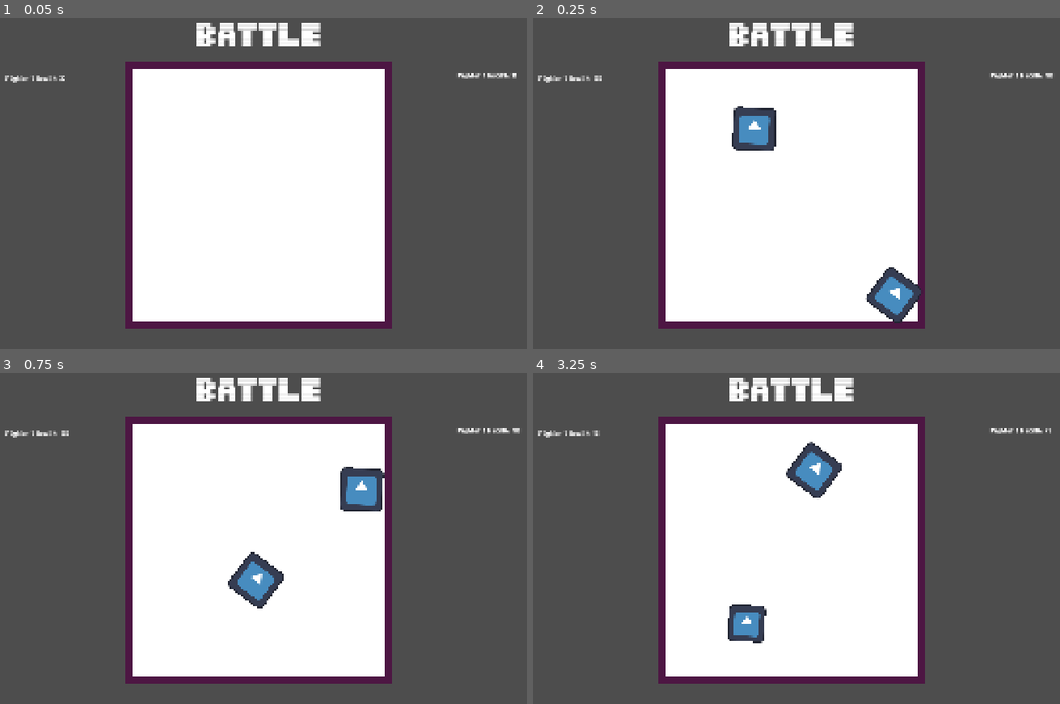
Above: before the commit, frames 1-4 (two rows, left to right).
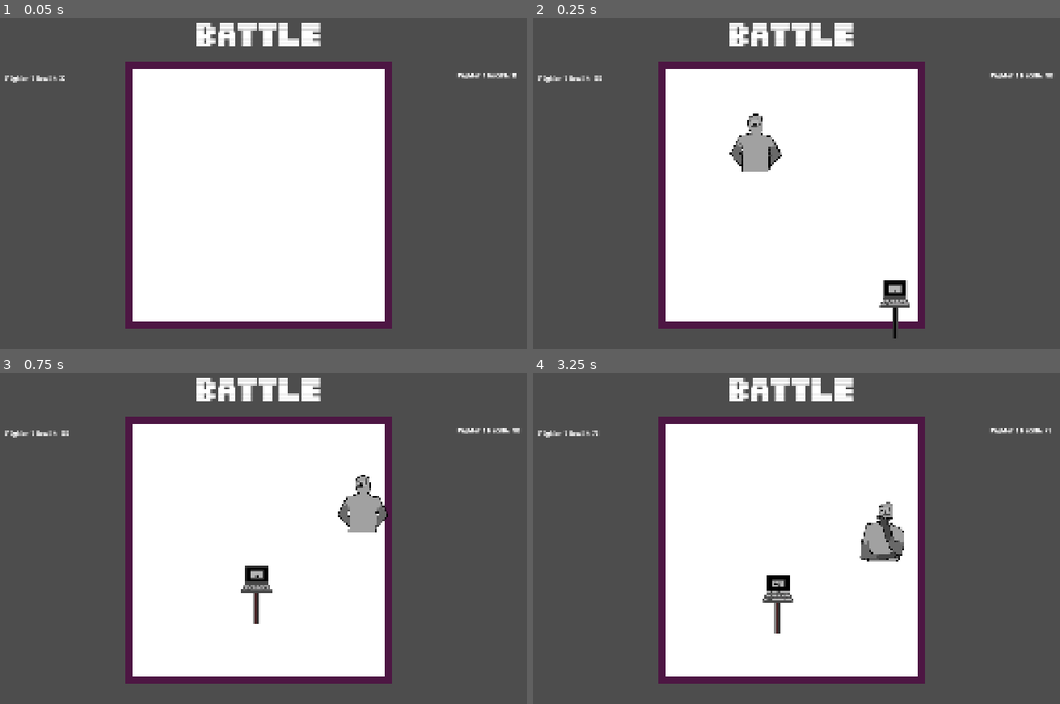
Above: after the commit, the same moments.

Repository: JBRana250/BitBoxBattles
Game: Godot game, scene res://battle/battle.tscn
Same seed, same stepped clock (60 frames per second), same inputs: the game is played once before the commit and once after it. The engine's default icon, where the game draws it, is replaced by a stand-in: a white triangle on a blue panel in a dark square.
Inputs (mouse positions are in pixels of both pictures, inside the frame that each line leads up to):
- Up to frame 1 (0.05 s): no input
- Up to frame 2 (0.25 s): no input
- Up to frame 3 (0.75 s): tap Enter at 0.5, 0.6 s; move the mouse to (400, 531) at 0.52 s; hold Right from 0.53 s (still down); click (400, 531) at 0.67 s
- Up to frame 4 (3.25 s): tap Space at 0.77 s; release Right at 1.25 s; drag from (664, 568) to (759, 624) at 1.27 s; move the mouse to (854, 468) at 2.02 s; hold Right 2.03-2.75 s; tap Delete at 2.1 s; drag from (759, 624) to (596, 495) at 2.77 s

Frame 1 is identical in both runs. In frame 2, 2.6% of the frame differs, in the area x 37-74%, y 26-97%; in frame 3, 2.6%; in frame 4, 3.3%, in the area x 11-71%, y 17-82%.

Commit message:
feat: add fighter images

Diff:
--- a/battle/battle.tscn
+++ b/battle/battle.tscn
@@ -7,8 +7,12 @@
 [ext_resource type="Script" uid="uid://d0juuwk2fard8" path="res://battle/retry_button.gd" id="6_l1kiu"]
 [ext_resource type="Script" uid="uid://brhj2j6a17vlr" path="res://battle/battle_start_manager.gd" id="7_7fucf"]
 [ext_resource type="PackedScene" uid="uid://crb4208838c1l" path="res://battle/fighter_marker.tscn" id="7_iorop"]
+[ext_resource type="Texture2D" uid="uid://deojq6or0epof" path="res://textures/future_robot_idle.png" id="8_hvjow"]
 [ext_resource type="PackedScene" uid="uid://fwomuuw06drq" path="res://battle/fighter.tscn" id="8_iorop"]
+[ext_resource type="Texture2D" uid="uid://bnkcbjk3hunw8" path="res://textures/future_robot_thinking.png" id="9_qybyd"]
 [ext_resource type="Script" uid="uid://bxp2m8nkthwia" path="res://battle/fighters.gd" id="9_rxlun"]
+[ext_resource type="Texture2D" uid="uid://b71jpmvkmwfv8" path="res://textures/past_robot_idle.png" id="10_eu6g2"]
+[ext_resource type="Texture2D" uid="uid://cfcxo13hw6tav" path="res://textures/past_robot_thinking.png" id="11_t8p1f"]
 
 [sub_resource type="RectangleShape2D" id="RectangleShape2D_ra0kn"]
 size = Vector2(20, 750)
@@ -90,21 +94,27 @@
 
 [node name="FighterMarker" parent="." unique_id=160553202 node_paths=PackedStringArray("spawn_parent", "fighter_health_label") instance=ExtResource("7_iorop")]
 position = Vector2(752, 340)
-fighter_id = "Fighter 1"
-contact_damage = 10
-contact_cooldown = 4.0
 fighter_scene = ExtResource("8_iorop")
 spawn_parent = NodePath("../Fighters")
 fighter_health_label = NodePath("../FighterHealth")
+fighter_id = "Fighter 1"
+contact_damage = 10
+contact_cooldown = 5.0
+starting_health = 100
+active_image = ExtResource("8_hvjow")
+inactive_image = ExtResource("9_qybyd")
 
 [node name="FighterMarker2" parent="." unique_id=1444415074 node_paths=PackedStringArray("spawn_parent", "fighter_health_label") instance=ExtResource("7_iorop")]
 position = Vector2(1187, 778)
+fighter_scene = ExtResource("8_iorop")
+spawn_parent = NodePath("../Fighters")
+fighter_health_label = NodePath("../FighterHealth2")
 fighter_id = "Fighter 2"
 contact_damage = 25
 contact_cooldown = 0.5
-fighter_scene = ExtResource("8_iorop")
-spawn_parent = NodePath("../Fighters")
-fighter_health_label = NodePath("../FighterHealth2")
+starting_health = 100
+active_image = ExtResource("10_eu6g2")
+inactive_image = ExtResource("11_t8p1f")
 
 [node name="BattleStartManager" type="Node" parent="." unique_id=1073837026]
 script = ExtResource("7_7fucf")
--- a/battle/fighter.gd
+++ b/battle/fighter.gd
@@ -1,17 +1,34 @@
 class_name Fighter extends RigidBody2D
 
+@export_group("References")
 @export var sprite: Sprite2D
 @export var onhit_timer: Timer
+@export var fighter_state_machine: FighterStateMachine
+@export var fighter_sprite_manager: FighterSpriteManager
+
+@export_group("Properties")
 @export var onhit_modulate: Color
 @onready var default_modulate: Color = Color(1,1,1,1)
-@onready var current_health: int = 100
+@export var current_health: int
 @export var contact_damage: int
 @export var contact_cooldown: float
 @export var fighter_id: String
-@export var fighter_state_machine: FighterStateMachine
 
 func _ready() -> void:
 	apply_force(global_transform.x * 500)
+
+@warning_ignore("shadowed_variable", "shadowed_variable_base_class")
+func init_fighter(fighter_id: String, current_health: int, contact_damage: int, contact_cooldown: float, position: Vector2, rotation: float, active_image: Texture, inactive_image: Texture) -> void:
+	self.fighter_id = fighter_id
+	self.position = position
+	self.rotation = rotation
+	self.current_health = 100
+	self.contact_damage = contact_damage
+	self.contact_cooldown = contact_cooldown
+
+	fighter_sprite_manager.init_sprites(active_image, inactive_image)
+	fighter_state_machine.init_states()
+
 
 func _on_body_entered(body: Node) -> void:
 	if !body.is_in_group("fighter"):
--- a/battle/fighter.tscn
+++ b/battle/fighter.tscn
@@ -3,6 +3,7 @@
 [ext_resource type="Script" uid="uid://rjp67l3g8phv" path="res://battle/fighter.gd" id="1_xnk44"]
 [ext_resource type="Texture2D" uid="uid://q5tifbrx8262" path="res://icon.svg" id="2_ladtm"]
 [ext_resource type="Script" uid="uid://da7gvjomliao7" path="res://battle/fighter_state_machine.gd" id="3_ladtm"]
+[ext_resource type="Script" uid="uid://dd5gqcqo4uw5l" path="res://battle/fighter_sprite_manager.gd" id="4_ipxd0"]
 
 [sub_resource type="PhysicsMaterial" id="PhysicsMaterial_6hnvb"]
 friction = 0.0
@@ -11,8 +12,7 @@
 [sub_resource type="CircleShape2D" id="CircleShape2D_6hnvb"]
 radius = 61.846584
 
-[node name="fighter" type="RigidBody2D" unique_id=678717569 node_paths=PackedStringArray("sprite", "onhit_timer", "fighter_state_machine") groups=["fighter"]]
-rotation = -0.23561946
+[node name="fighter" type="RigidBody2D" unique_id=678717569 node_paths=PackedStringArray("sprite", "onhit_timer", "fighter_state_machine", "fighter_sprite_manager") groups=["fighter"]]
 mass = 0.01
 physics_material_override = SubResource("PhysicsMaterial_6hnvb")
 gravity_scale = 0.0
@@ -23,10 +23,16 @@
 script = ExtResource("1_xnk44")
 sprite = NodePath("Sprite2D")
 onhit_timer = NodePath("onhitFlash")
+fighter_state_machine = NodePath("FighterStateMachine")
+fighter_sprite_manager = NodePath("FighterSpriteManager")
 onhit_modulate = Color(0.5659736, 0, 0.1455484, 1)
-fighter_state_machine = NodePath("FighterStateMachine")
+
+[node name="RemoteTransform2D" type="RemoteTransform2D" parent="." unique_id=322167764]
+remote_path = NodePath("../Sprite2D")
+update_rotation = false
 
 [node name="Sprite2D" type="Sprite2D" parent="." unique_id=1995630749]
+top_level = true
 texture = ExtResource("2_ladtm")
 
 [node name="CollisionShape2D" type="CollisionShape2D" parent="." unique_id=732105405]
@@ -36,10 +42,11 @@
 wait_time = 0.05
 one_shot = true
 
-[node name="FighterStateMachine" type="Node" parent="." unique_id=1829989557 node_paths=PackedStringArray("fighter", "inactive_timer", "sprite", "colshape")]
+[node name="FighterStateMachine" type="Node" parent="." unique_id=1829989557 node_paths=PackedStringArray("fighter", "inactive_timer", "fighter_sprite_manager", "sprite", "colshape")]
 script = ExtResource("3_ladtm")
 fighter = NodePath("..")
 inactive_timer = NodePath("InactiveTimer")
+fighter_sprite_manager = NodePath("../FighterSpriteManager")
 current_state = 1
 sprite = NodePath("../Sprite2D")
 colshape = NodePath("../CollisionShape2D")
@@ -47,6 +54,10 @@
 [node name="InactiveTimer" type="Timer" parent="FighterStateMachine" unique_id=563924531]
 one_shot = true
 
+[node name="FighterSpriteManager" type="Node" parent="." unique_id=1011372442 node_paths=PackedStringArray("fighter_sprite")]
+script = ExtResource("4_ipxd0")
+fighter_sprite = NodePath("../Sprite2D")
+
 [connection signal="body_entered" from="." to="." method="_on_body_entered"]
 [connection signal="timeout" from="onhitFlash" to="." method="_on_onhit_flash_timeout"]
 [connection signal="timeout" from="FighterStateMachine/InactiveTimer" to="FighterStateMachine" method="_on_inactive_timer_timeout"]
--- a/battle/fighter_marker.gd
+++ b/battle/fighter_marker.gd
@@ -1,25 +1,24 @@
 extends Marker2D
 
+@export_group("References")
+@export var fighter_scene: PackedScene
+@export var spawn_parent: Node2D
+@export var fighter_health_label: Label
+
+@export_group("Properties")
 @export var fighter_id: String
 @export var contact_damage: int
 @export var contact_cooldown: float
-@export var fighter_scene: PackedScene
-@export var spawn_parent: Node2D
-@export var fighter_health_label: Label
+@export var starting_health: int
+@export var active_image: Texture
+@export var inactive_image: Texture
 
 func _ready() -> void:
 	BattleEventBus.spawn_fighters.connect(_spawn_fighter)
 
 func _spawn_fighter() -> void:
 	var fighter_instance: Fighter = fighter_scene.instantiate()
-
-	fighter_instance.fighter_id = fighter_id
-	fighter_instance.position = position
-	fighter_instance.rotation = randf_range(0.0, TAU)
-
-	fighter_instance.current_health = 100
-	fighter_instance.contact_damage = contact_damage
-	fighter_instance.contact_cooldown = contact_cooldown
+	fighter_instance.init_fighter(fighter_id, starting_health, contact_damage, contact_cooldown, position, randf_range(0.0, TAU), active_image, inactive_image)
 
 	spawn_parent.add_child(fighter_instance)
 
--- /dev/null
+++ b/battle/fighter_sprite_manager.gd
@@ -0,0 +1,17 @@
+class_name FighterSpriteManager extends Node
+
+@export var fighter_sprite: Sprite2D
+@export var active_texture: Texture
+@export var inactive_texture: Texture
+
+@warning_ignore("shadowed_variable")
+func init_sprites(active_texture: Texture, inactive_texture: Texture):
+	self.active_texture = active_texture
+	self.inactive_texture = inactive_texture
+	set_sprite_active()
+
+func set_sprite_active() -> void:
+	fighter_sprite.texture = active_texture
+
+func set_sprite_inactive() -> void:
+	fighter_sprite.texture = inactive_texture
--- a/battle/fighter_state_machine.gd
+++ b/battle/fighter_state_machine.gd
@@ -2,6 +2,7 @@
 
 @export var fighter: Fighter
 @export var inactive_timer: Timer
+@export var fighter_sprite_manager: FighterSpriteManager
 
 enum State {
 	ACTIVE,
@@ -14,7 +15,7 @@
 @export var sprite: Sprite2D
 @export var colshape: CollisionShape2D
 
-func _ready() -> void:
+func init_states() -> void:
 	set_fighter_active()
 
 func get_state() -> State:
@@ -28,11 +29,11 @@
 
 func set_fighter_active() -> void:
 	current_state = State.ACTIVE
-	set_fighter_scale(1)
+	fighter_sprite_manager.set_sprite_active()
 
 func set_fighter_inactive() -> void:
 	current_state = State.INACTIVE
-	set_fighter_scale(0.85)
+	fighter_sprite_manager.set_sprite_inactive()
 
 func set_fighter_scale(scale: float) -> void:
 	var scale_v2 = Vector2(scale, scale)
Not shown, added: battle/fighter_sprite_manager.gd.uid
Binary file added: textures/future_robot_idle.png
Not shown, added: textures/future_robot_idle.png.import
Binary file added: textures/future_robot_thinking.png
Not shown, added: textures/future_robot_thinking.png.import
Binary file added: textures/past_robot_idle.png
Not shown, added: textures/past_robot_idle.png.import
Binary file added: textures/past_robot_thinking.png
Not shown, added: textures/past_robot_thinking.png.import
